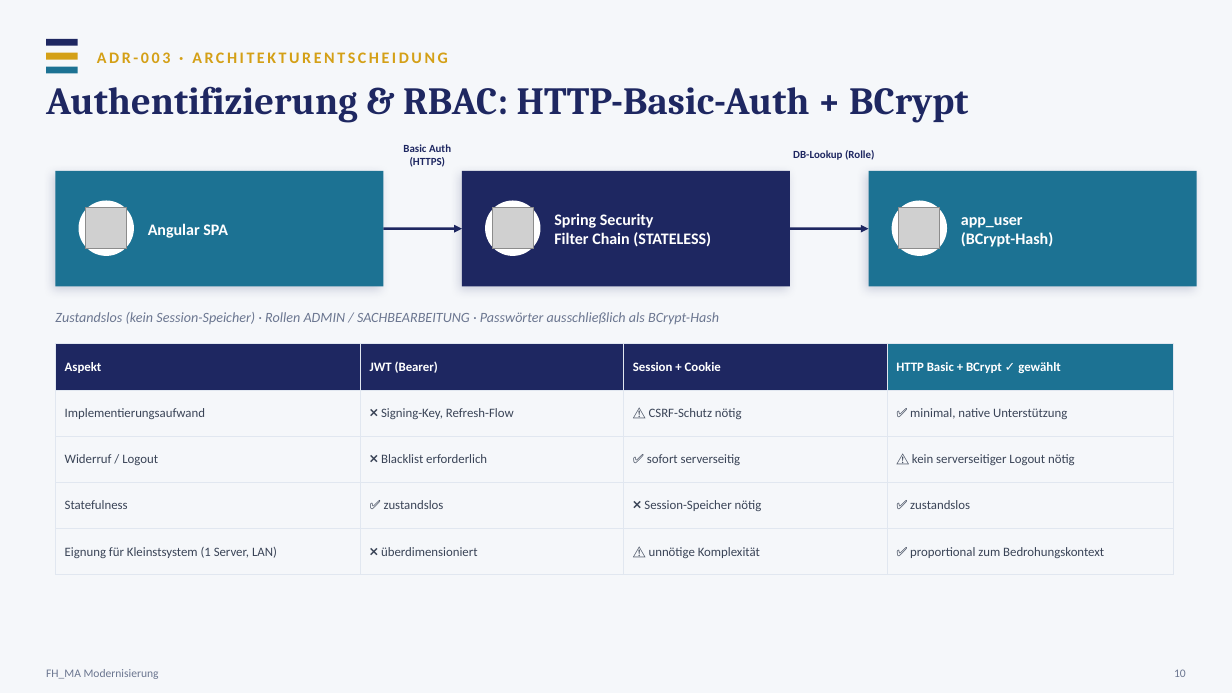
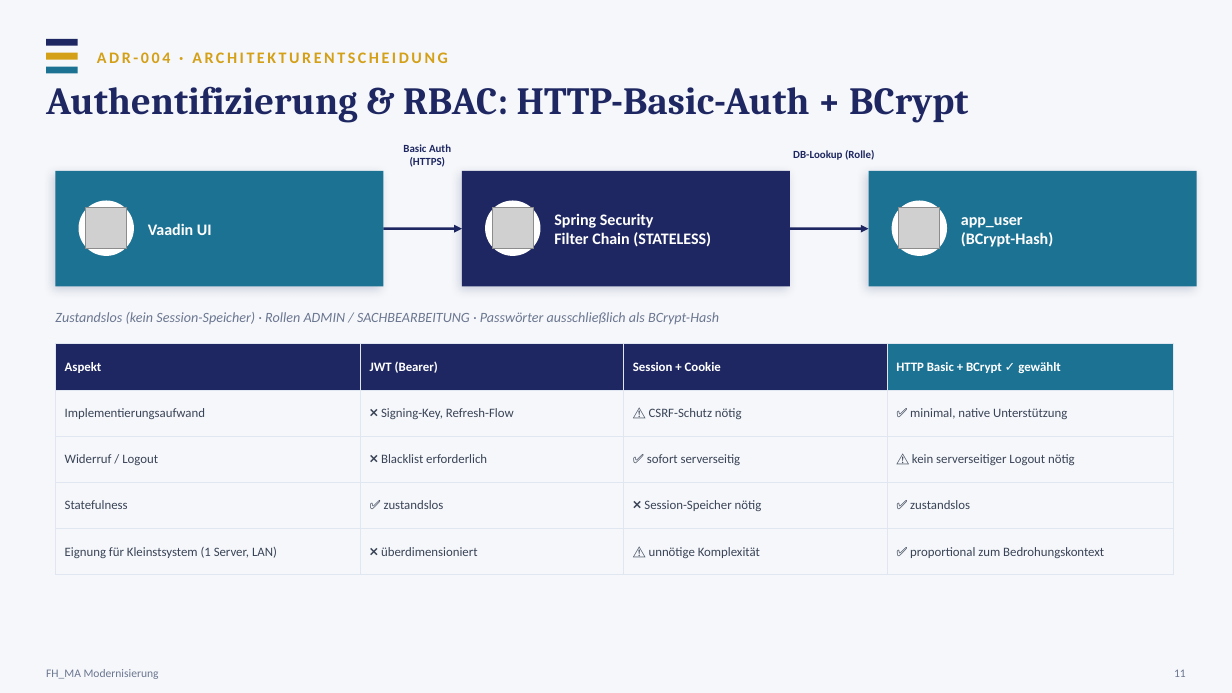
Before and after one commit to Freaky2164/CAS-Advanced-SE, a slide deck: slide 11 of 03-architektur/FH_MA-Architektur-Praesentation.pptx (slide 10 before the commit). Drawn at 1232x693 pixels with LibreOffice and Linux fonts; fonts in the diff are those of the drawing; grey boxes stand for pictures. Boxes give left, top, right and bottom in pixels: in the first picture for what was removed or moved away, otherwise in the second. Text is boxed around its words. In the diff, an @@ line names an element or a change of style, - is before the commit and + after.

```diff
--- a/03-architektur/FH_MA-Architektur-Praesentation.pptx
+++ b/03-architektur/FH_MA-Architektur-Praesentation.pptx
@@ text at (x1=97, y1=52, x2=448, y2=63): text changed @@
-ADR-003 · ARCHITEKTURENTSCHEIDUNG
+ADR-004 · ARCHITEKTURENTSCHEIDUNG
@@ text at (x1=148, y1=223, x2=212, y2=235): text changed @@
-Angular SPA
+Vaadin UI
@@ text at (x1=1174, y1=669, x2=1186, y2=677): text changed @@
-10
+11
```
Also in this commit, not shown: 11 other slides changed, 1 slide added.
